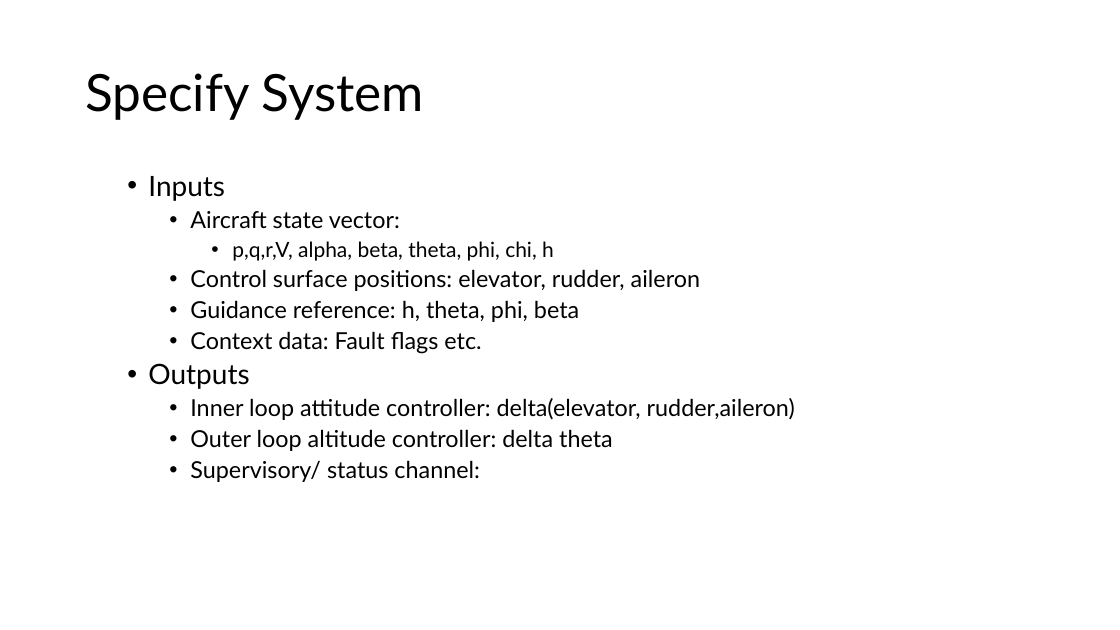
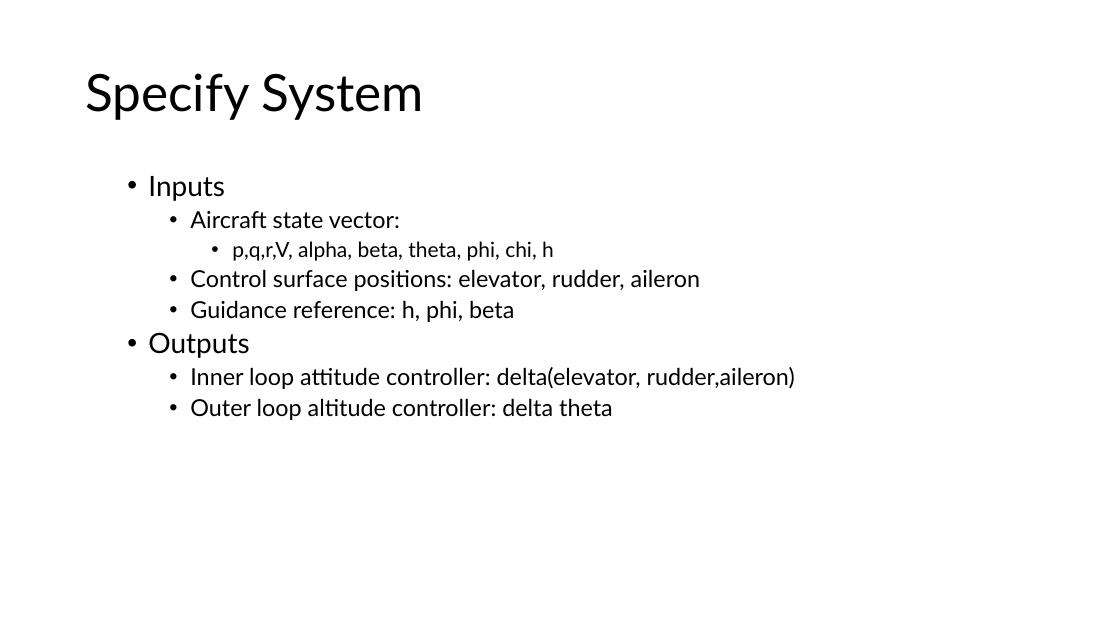
Before and after one commit to Niels149/AIASFault, a slide deck: slide 6 of AIASPres.pptx. Drawn at 1120x630 pixels with LibreOffice and Linux fonts; fonts in the diff are those of the drawing. Boxes give left, top, right and bottom in pixels: in the first picture for what was removed or moved away, otherwise in the second. Text is boxed around its words. In the diff, an @@ line names an element or a change of style, - is before the commit and + after.

Commit message:
1.1ste Version

```diff
--- a/AIASPres.pptx
+++ b/AIASPres.pptx
@@ text at (190, 300, 514, 322): text changed @@
-    • Guidance reference: h, theta, phi, beta
-    • Context data: Fault flags etc.
+    • Guidance reference: h, phi, beta
@@ text at (190, 460, 480, 482): paragraph removed @@
-    • Supervisory/ status channel:
```
